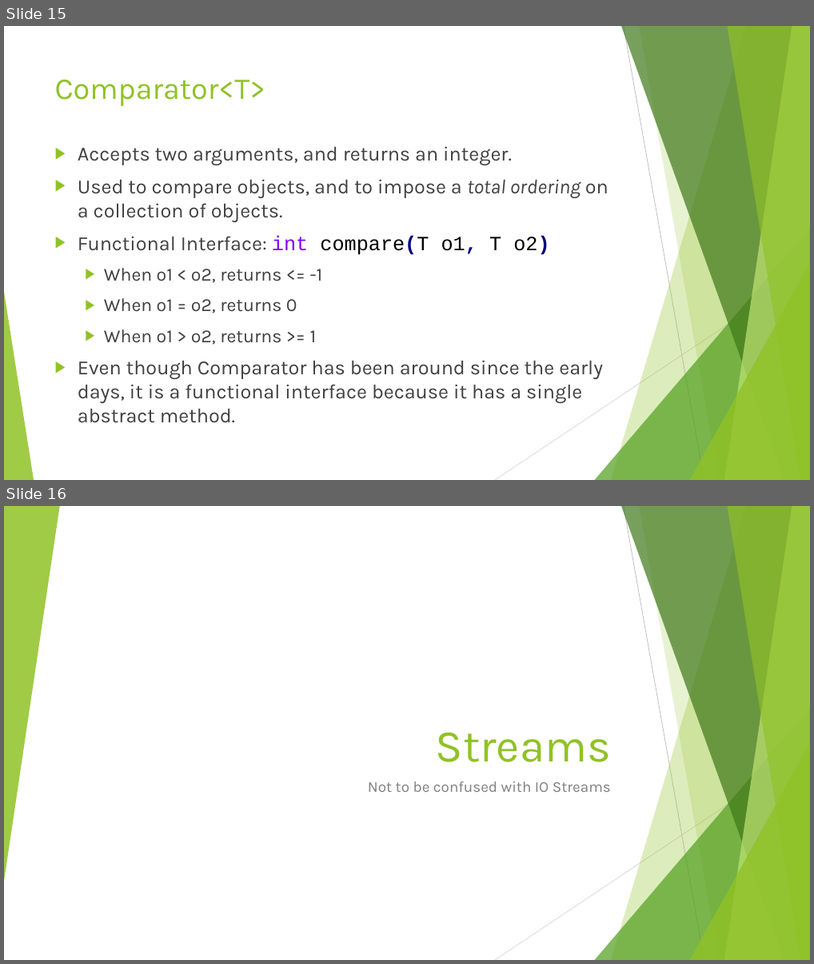
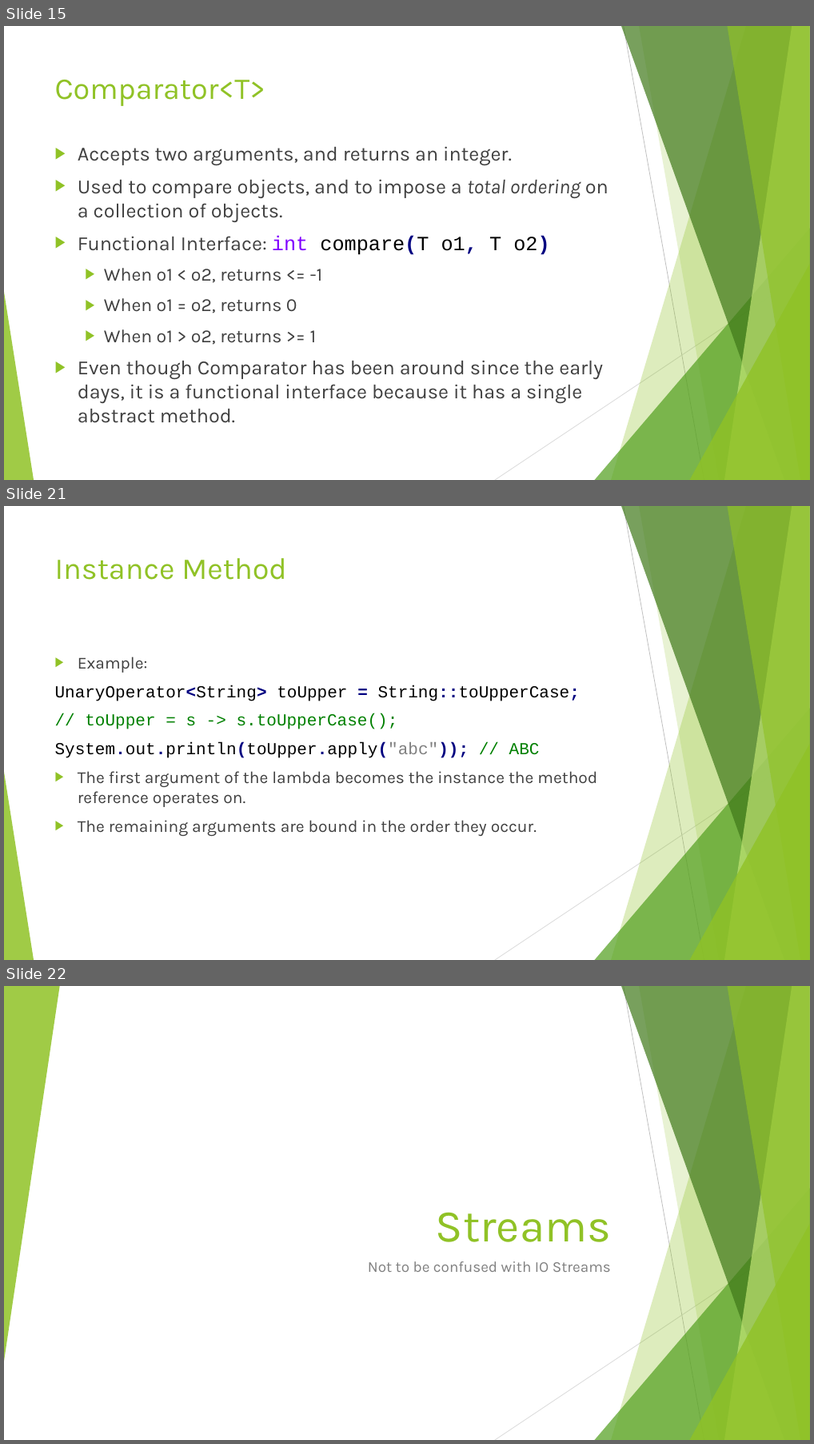
Before and after one commit to RichardRoda/2017-CodePaLOUsa-Lambda, a slide deck: Learning to Love the Lambda in the Stream.pptx. Shown one above the other, each under a label of ours: slides 15 and 16 before the commit, slides 15, 21 and 22 after it; the slides between them are not shown. The pictures are 814x964 and 814x1444 pixels, drawn with LibreOffice and Linux fonts; fonts in the diff are those of the drawing. Boxes give left, top, right and bottom in pixels: in the first picture for what was removed or moved away, otherwise in the second. Text is boxed around its words. In the diff, an @@ line names an element or a change of style, - is before the commit and + after.

Commit message:
Completed slides, first cut.

```diff
--- a/Learning to Love the Lambda in the Stream.pptx
+++ b/Learning to Love the Lambda in the Stream.pptx
@@ slide 21 added at bbox=[4, 506, 810, 960], background #FFFFFF; not listed: 10 template elements that a slide beside it also shows @@
@@ title added at bbox=[55, 558, 286, 580], 36 pt, text #90C226 @@
+Instance Method
@@ text added at bbox=[55, 656, 598, 836], 20 pt, text #404040 @@
+▶ Example:
+UnaryOperator<String> toUpper = String::toUpperCase;
+// toUpper = s -> s.toUpperCase();
+System.out.println(toUpper.apply("abc")); // ABC
+▶ The first argument of the lambda becomes the instance the method reference operates on.
+▶ The remaining arguments are bound in the order they occur.
@@ what was slide 16 is now slide 22 @@
```
Also in this commit, not shown: 7 slides changed, 6 other slides added, 2 other files.
